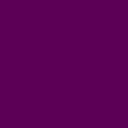
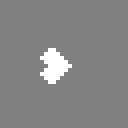
Revision of a layered 128px x 128px image; what changed, layer by layer:
showed "Laag 1" over [40, 48, 72, 84]
hid "Laag 2" over [0, 0, 128, 128]
